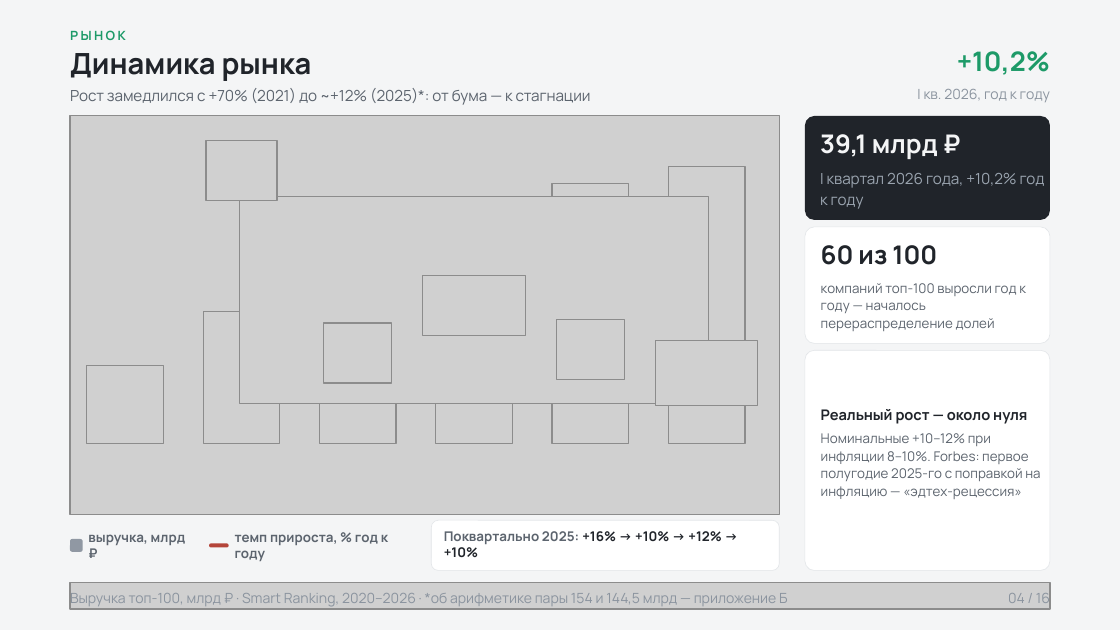
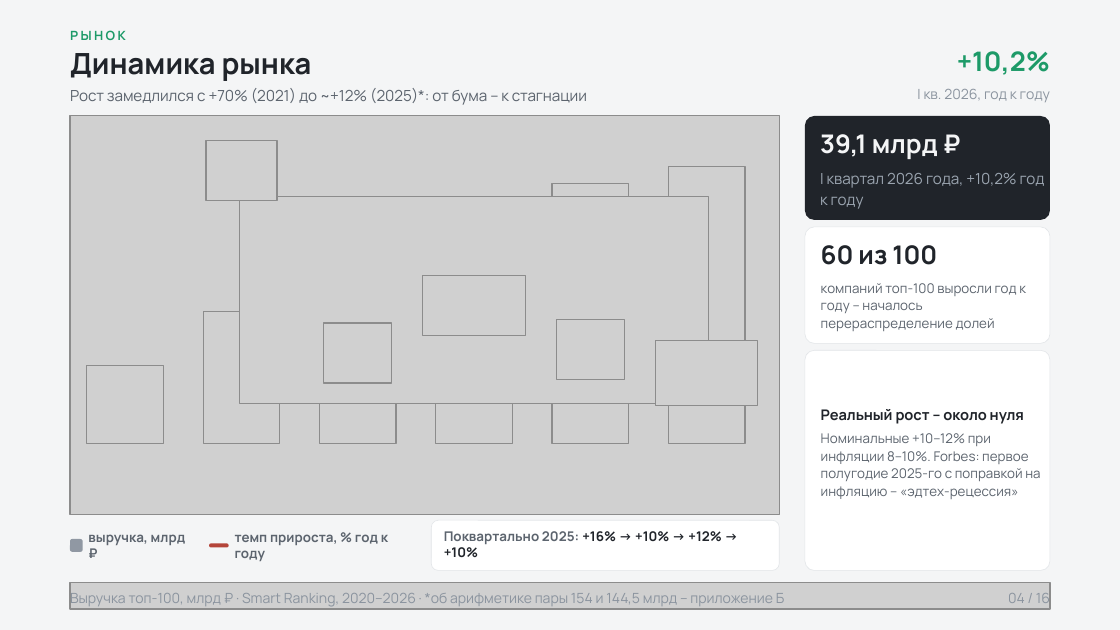
Before and after one commit to Alastor1991/freelance-portfolio, a slide deck: slide 4 of projects/05-online-obrazovanie/source/presentation-show.pptx. Drawn at 1120x630 pixels with LibreOffice and Linux fonts; fonts in the diff are those of the drawing; grey boxes stand for pictures; background and template pictures are left out. Boxes give left, top, right and bottom in pixels: in the first picture for what was removed or moved away, otherwise in the second. Text is boxed around its words. In the diff, an @@ line names an element or a change of style, - is before the commit and + after.

```diff
--- a/projects/05-online-obrazovanie/source/presentation-show.pptx
+++ b/projects/05-online-obrazovanie/source/presentation-show.pptx
@@ text at (70,88,587,105): text changed @@
-Рост замедлился с +70% (2021) до ~+12% (2025)*: от бума — к стагнации
+Рост замедлился с +70% (2021) до ~+12% (2025)*: от бума – к стагнации
@@ text at (821,283,1026,331): text changed @@
-компаний топ-100 выросли год к году — началось перераспределение долей
+компаний топ-100 выросли год к году – началось перераспределение долей
@@ text at (821,409,1024,424): text changed @@
-Реальный рост — около нуля
+Реальный рост – около нуля
@@ text at (821,433,1040,499): text changed @@
-Номинальные +10–12% при инфляции 8–10%. Forbes: первое полугодие 2025-го с поправкой на инфляцию — «эдтех-рецессия»
+Номинальные +10–12% при инфляции 8–10%. Forbes: первое полугодие 2025-го с поправкой на инфляцию – «эдтех-рецессия»
@@ text at (70,590,784,608): text changed @@
-Выручка топ-100, млрд ₽ · Smart Ranking, 2020–2026 · *об арифметике пары 154 и 144,5 млрд — приложение Б
+Выручка топ-100, млрд ₽ · Smart Ranking, 2020–2026 · *об арифметике пары 154 и 144,5 млрд – приложение Б
```
Also in this commit, not shown: 17 other slides changed, 10 other files.
